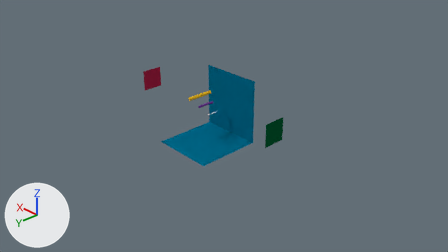
The Blender file colored-chalk-and-panels/models/cytanb-colored-chalk-and-panels.blend, before and after one commit.
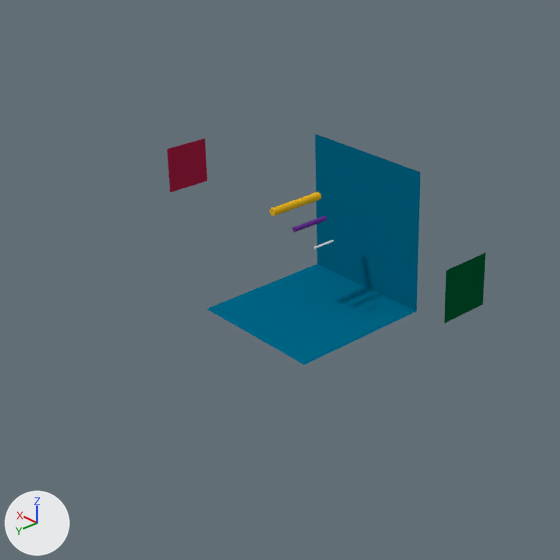
Each version appears first from the file's camera 'Camera', and next in a close-up on the part from 16% to 71% of the width and 2% to 100% of the height. The axes (+X, +Y, +Z) are drawn at lower left. The lights are the same throughout.

The first close-up shows 'anymsg-receiver#panel', 'ground-panel', 'shared-variable#panel', 'unimsg-receiver#panel'.
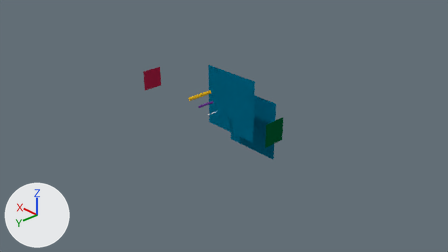
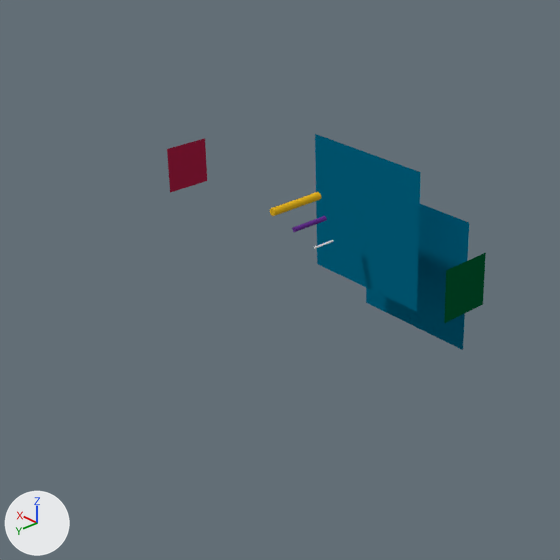
Where the newer file only moved an object's origin or applied its transform, the numbers keep the older frame.

Where the change shows, as pixel boxes (x1, y1, x2, y2) in the close-ups (560 x 560 px; the box of a moved part takes in the faces that stretch with it):
'ground-panel', reshaped
    before: (207, 264, 416, 365)
    after: (366, 204, 469, 350)
part 1 of me_shared_variable_panel, moved or reshaped
    both: (317, 201, 420, 311)

The change, as a diff of the scene's bpy script:
```diff
--- a/colored-chalk-and-panels/models/cytanb-colored-chalk-and-panels.blend.py
+++ b/colored-chalk-and-panels/models/cytanb-colored-chalk-and-panels.blend.py
@@ me_shared_variable_panel @@
 me_shared_variable_panel.from_pydata(...)  # 4 vertices, 1 face; spans x -0.75..0.75, y -0.75..0.75, z 0.0
 # used by ob_shared_variable_panel; location = (0.0, -0.75, 0.75); rotation_euler = (1.571, 0.0, 0.0), in degrees (90, 0, 0)
-me_shared_variable_panel.vertices[0].co = (-0.75, -0.75, 0.0)  # pixel (416, 311)
-me_shared_variable_panel.vertices[1].co = (0.75, -0.75, 0.0)  # pixel (317, 264)
-me_shared_variable_panel.vertices[2].co = (-0.75, 0.75, 0.0)  # pixel (420, 172)
-me_shared_variable_panel.vertices[3].co = (0.75, 0.75, 0.0)  # pixel (315, 133)
+# me_shared_variable_panel part 1
+me_shared_variable_panel.vertices[0].co = (-0.75, 0.0, -0.75)  # pixel (416, 311)
+me_shared_variable_panel.vertices[1].co = (0.75, 0.0, -0.75)  # pixel (317, 264)
+me_shared_variable_panel.vertices[2].co = (-0.75, 0.0, 0.75)  # pixel (420, 172)
+me_shared_variable_panel.vertices[3].co = (0.75, 0.0, 0.75)  # pixel (315, 133)
 me_shared_variable_panel.materials.append(mat_shared_variable_panel_mat)
@@ ob_shared_variable_panel @@
 ob_shared_variable_panel.location = (0.0, -0.75, 0.75)
-ob_shared_variable_panel.rotation_euler = (1.571, 0.0, 0.0)  # degrees (90, 0, 0)
```
